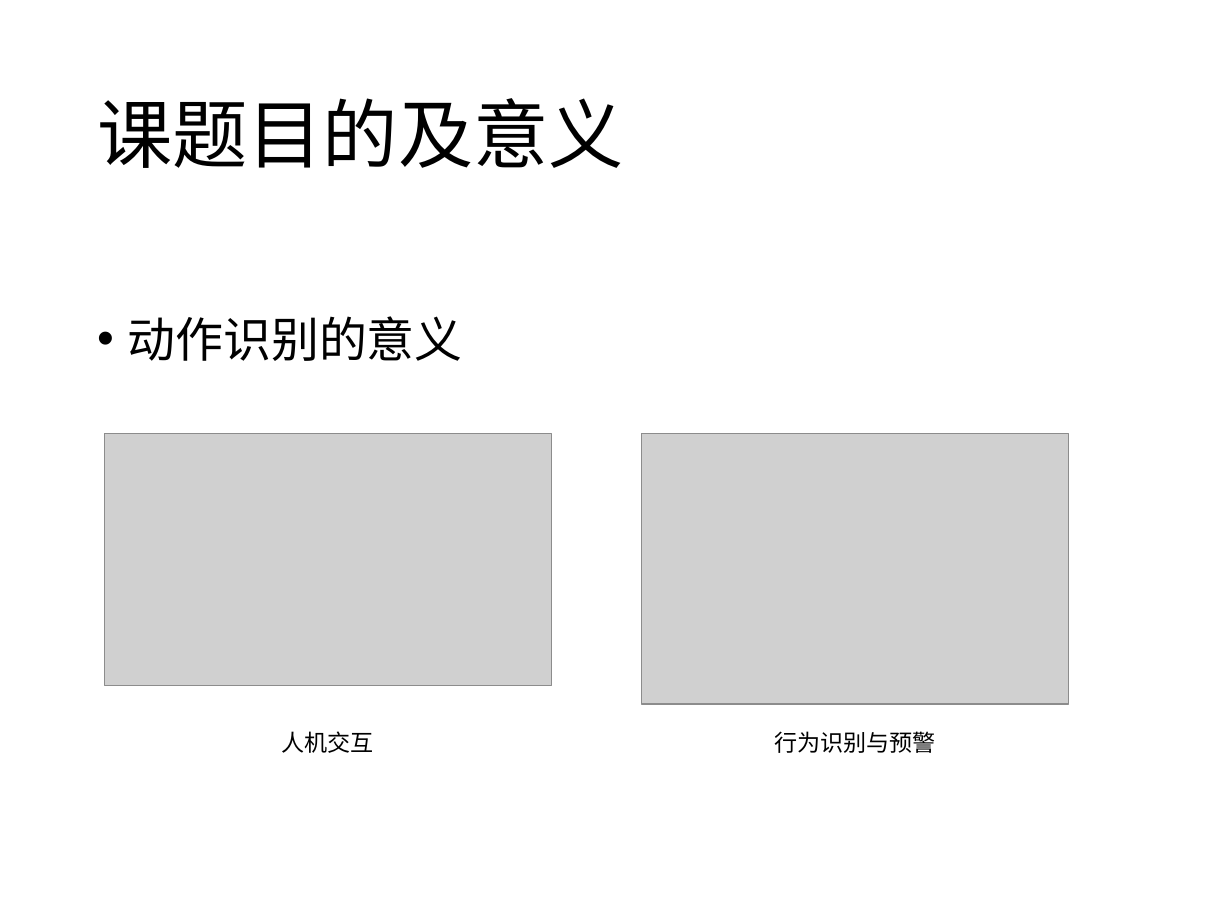
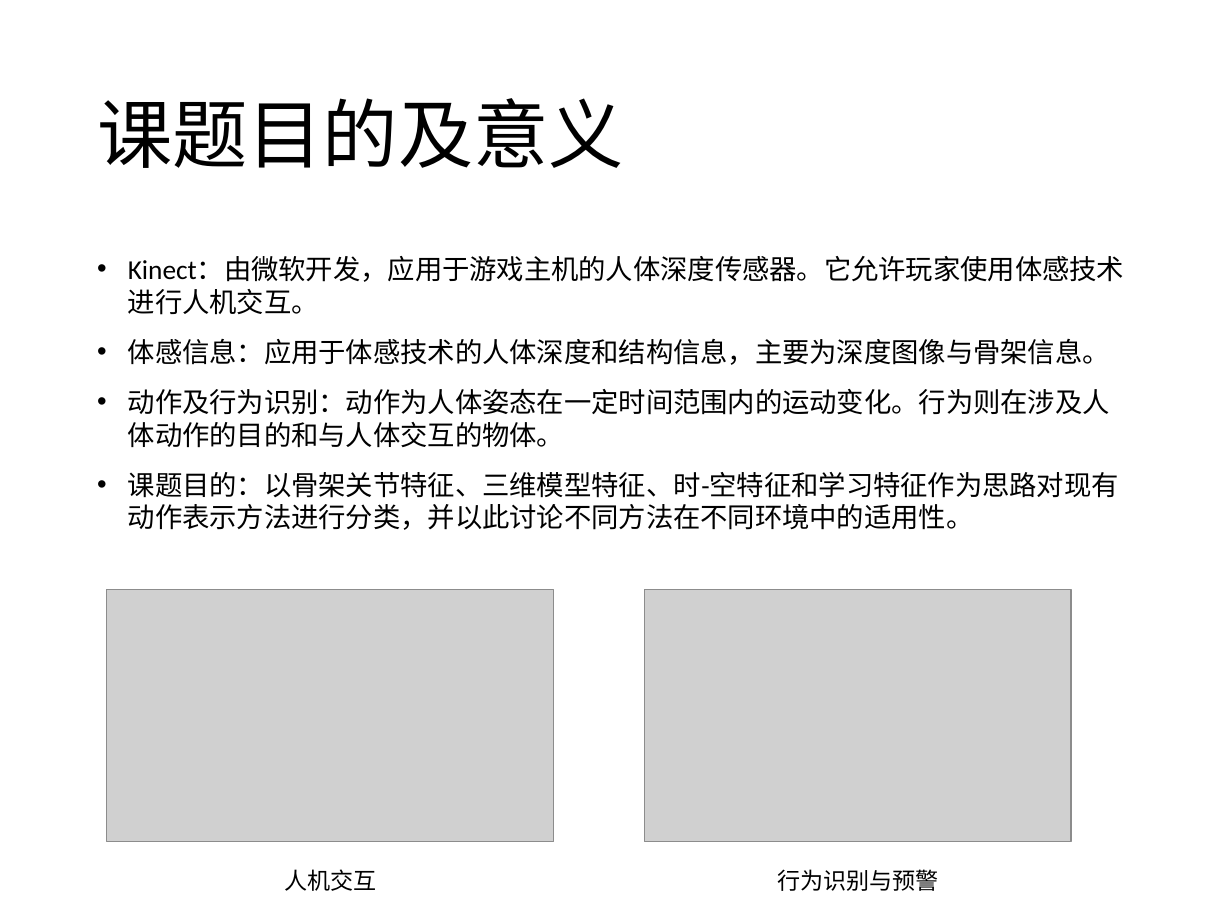
Before and after one commit to Mostro-Complexity/The-Damn-Thesis, a slide deck: slide 3 of 仇思宇-终期答辩-20190530.pptx. Drawn at 1232x924 pixels with LibreOffice and Linux fonts; fonts in the diff are those of the drawing; grey boxes stand for pictures. Boxes give left, top, right and bottom in pixels: in the first picture for what was removed or moved away, otherwise in the second. Text is boxed around its words. In the diff, an @@ line names an element or a change of style, - is before the commit and + after.

```diff
--- a/仇思宇-终期答辩-20190530.pptx
+++ b/仇思宇-终期答辩-20190530.pptx
@@ text at [128,256,1125,530]: text changed; size 28 to 16 pt @@
-• 动作识别的意义
+• Kinect：由微软开发，应用于游戏主机的人体深度传感器。它允许玩家使用体感技术进行人机交互。
+• 体感信息：应用于体感技术的人体深度和结构信息，主要为深度图像与骨架信息。
+• 动作及行为识别：动作为人体姿态在一定时间范围内的运动变化。行为则在涉及人体动作的目的和与人体交互的物体。
+• 课题目的：以骨架关节特征、三维模型特征、时-空特征和学习特征作为思路对现有动作表示方法进行分类，并以此讨论不同方法在不同环境中的适用性。
@@ picture: place and size @@
-picture at [105,434,552,686]
+picture at [107,590,554,843]
@@ picture: place and size @@
-picture at [642,434,1069,703]
+picture at [644,590,1072,843]
@@ text "人机交互": place and size @@
-text "人机交互" at [282,731,374,753]
+text "人机交互" at [284,869,376,891]
@@ text "行为识别与预警": place and size @@
-text "行为识别与预警" at [775,731,936,753]
+text "行为识别与预警" at [777,869,938,891]
```
Also in this commit, not shown: 10 other slides changed, 4 slides added, 5 slides removed, 13 other files.
